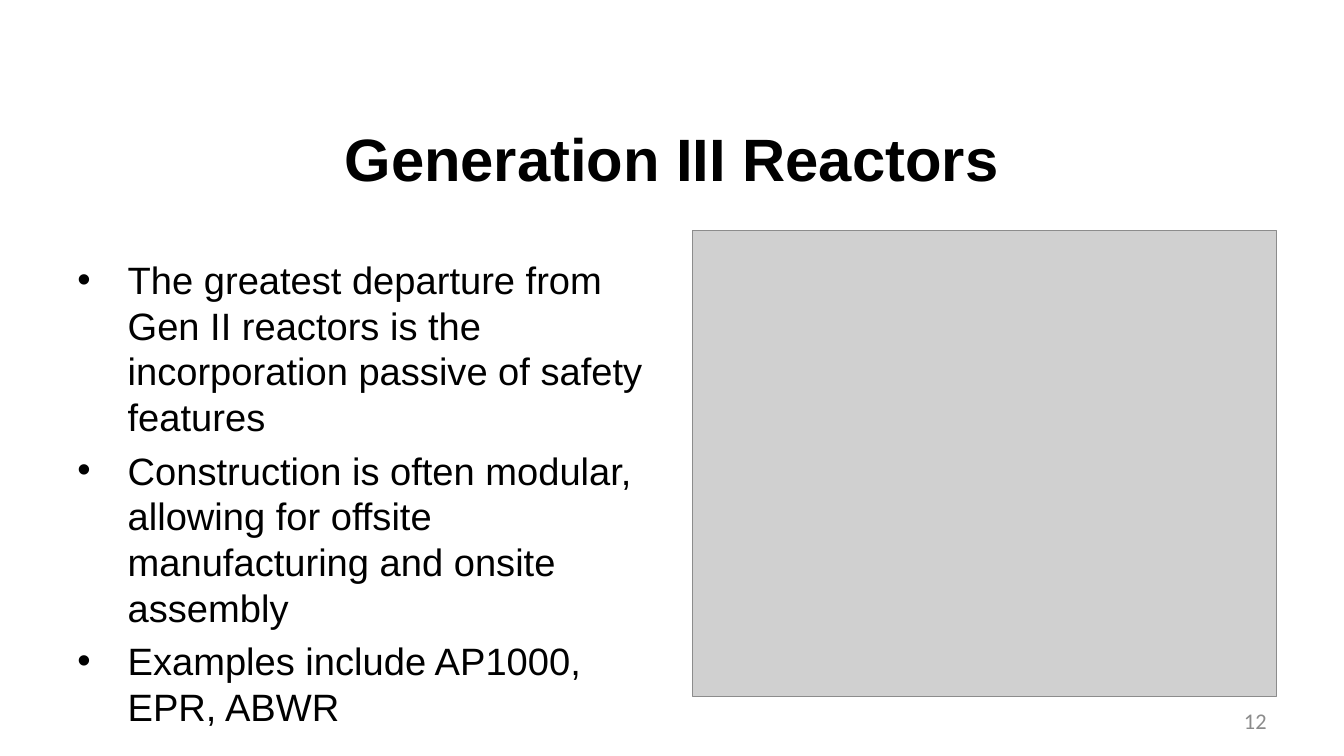
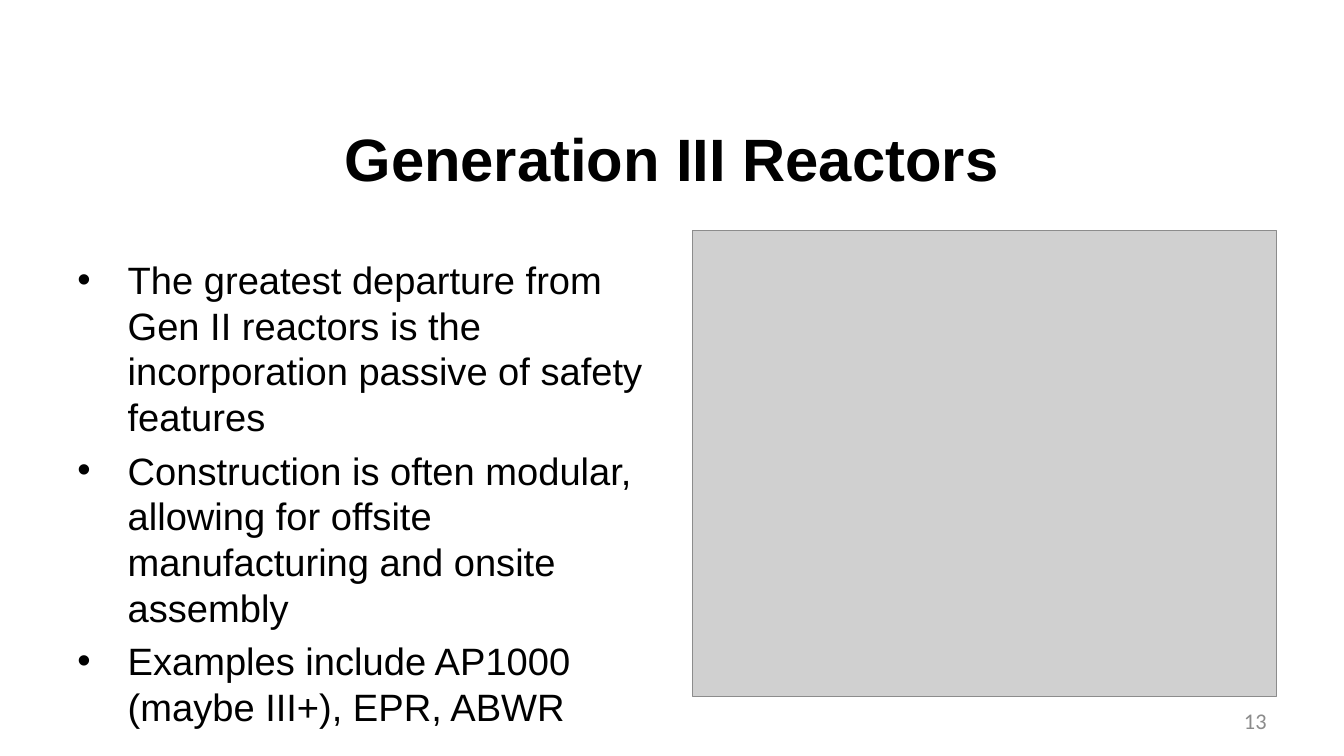
Before and after one commit to benbeeler/TEACHING, a slide deck: slide 13 of Advanced Reactor Materials/Fall2026/Lec1_intro.pptx (slide 12 before the commit). Drawn at 1344x756 pixels with LibreOffice and Linux fonts; fonts in the diff are those of the drawing; grey boxes stand for pictures; background and template pictures are left out. Boxes give left, top, right and bottom in pixels: in the first picture for what was removed or moved away, otherwise in the second. Text is boxed around its words. In the diff, an @@ line names an element or a change of style, - is before the commit and + after.

```diff
--- a/Advanced Reactor Materials/Fall2026/Lec1_intro.pptx
+++ b/Advanced Reactor Materials/Fall2026/Lec1_intro.pptx
@@ text at [128, 647, 571, 729]: text changed @@
-• Examples include AP1000, EPR, ABWR
+• Examples include AP1000 (maybe III+), EPR, ABWR
@@ page number at [1244, 714, 1267, 729]: text changed @@
-12
+13
```
Also in this commit, not shown: 7 other slides changed, 2 slides added, 4 other files.
